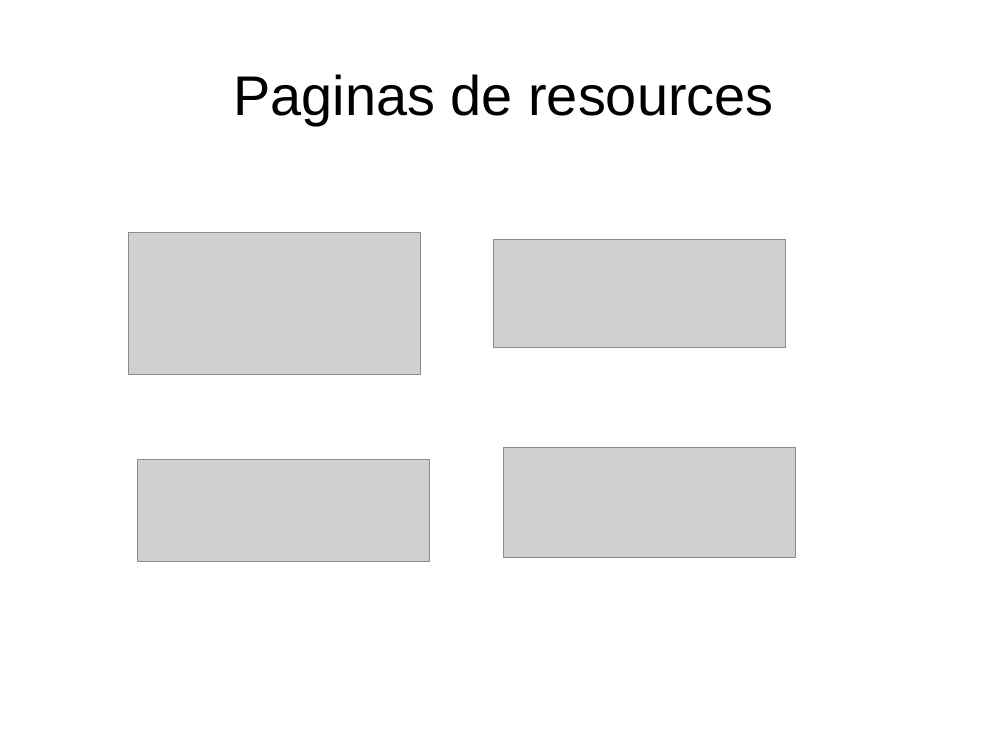
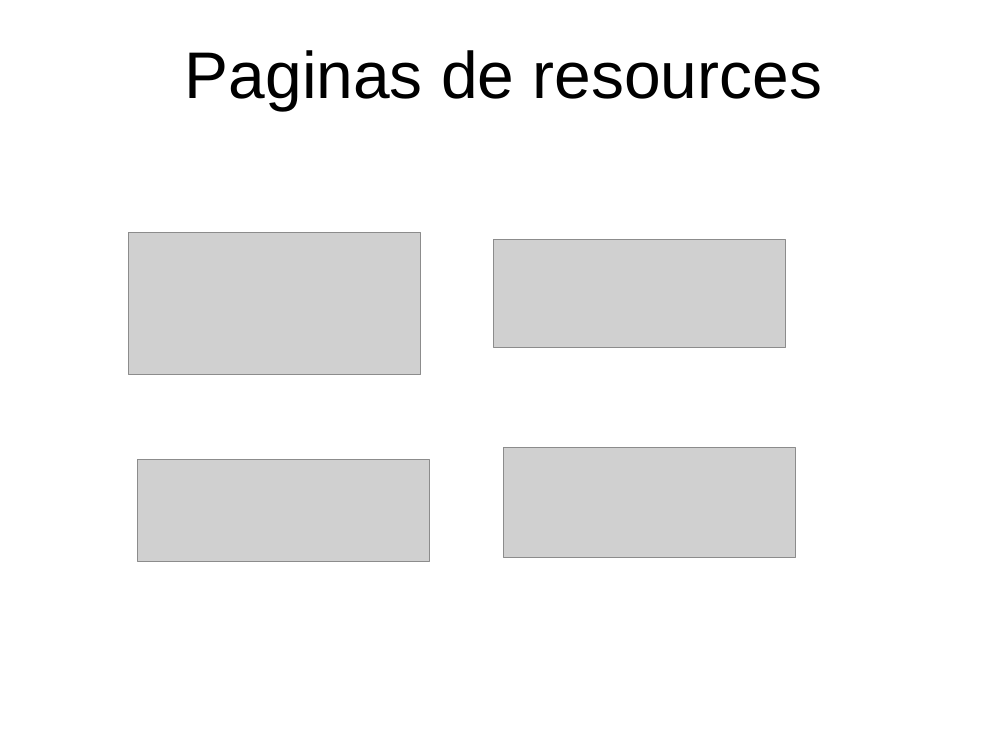
Before and after one commit to JaumeRibas/Shooter2D, a slide deck: slide 10 of Shooter2D/docs/presentacion/presentacion.odp (slide 4 before the commit). Drawn at 1008x756 pixels with LibreOffice and Linux fonts; fonts in the diff are those of the drawing; grey boxes stand for pictures; background and template pictures are left out. Boxes give left, top, right and bottom in pixels: in the first picture for what was removed or moved away, otherwise in the second. Text is boxed around its words. In the diff, an @@ line names an element or a change of style, - is before the commit and + after.

```diff
--- a/Shooter2D/docs/presentacion/presentacion.odp
+++ b/Shooter2D/docs/presentacion/presentacion.odp
@@ title "Paginas de resources" at (x1=185, y1=50, x2=822, y2=111): size 44 to 51.9 pt @@
```
Also in this commit, not shown: 1 other slide changed, 7 slides added, 1 slide removed.
